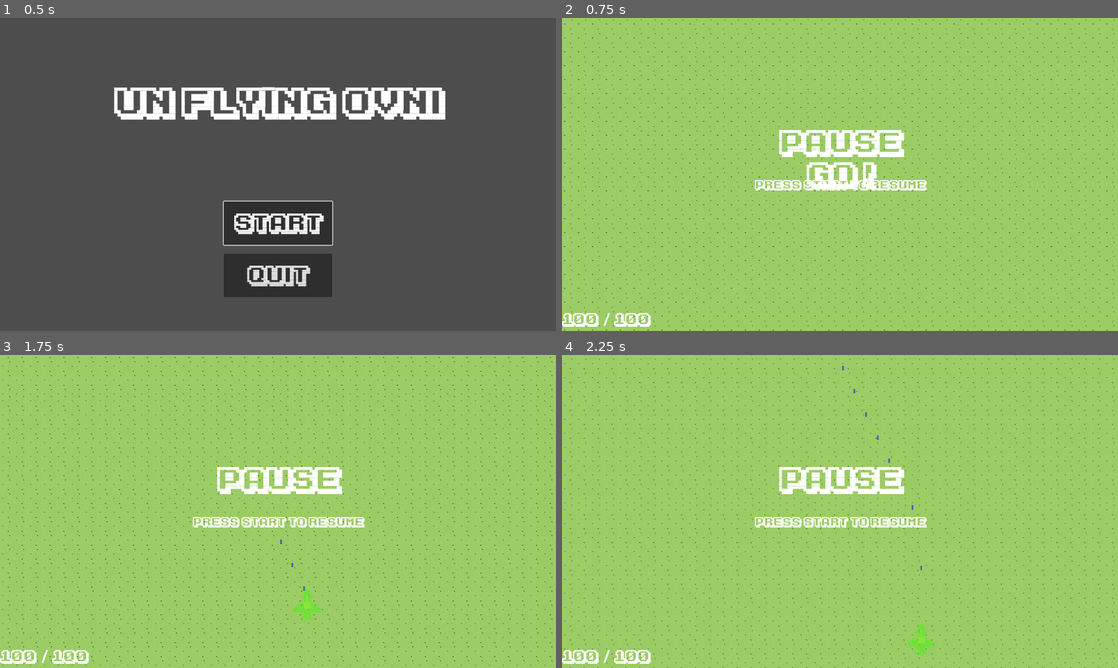
Above: before the commit, frames 1-4 (two rows, left to right).
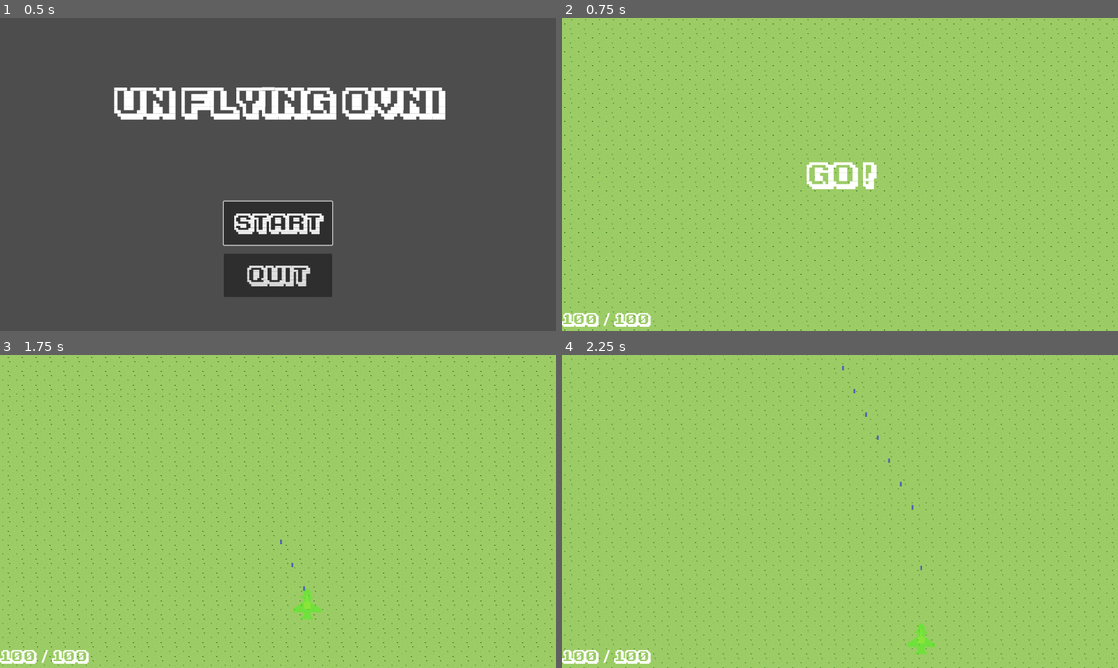
Above: after the commit, the same moments.

Repository: mmyumu/OVNI-godot
Game: Godot game, scene res://menu.tscn
Two runs of this game, one before a commit and one after it. Both use one fixed random seed, a clock stepped at 60 frames per second and the inputs below.
Inputs (mouse positions are in pixels of both pictures, inside the frame that each line leads up to):
- Up to frame 1 (0.5 s): no input
- Up to frame 2 (0.75 s): click "Start" at 0.5 s
- Up to frame 3 (1.75 s): tap Enter at 1.25 s; move the mouse to (400, 495) at 1.27 s; hold Right (move_right) from 1.28 s (still down); hold Space (shoot) from 1.28 s (still down); click (400, 495) at 1.42 s
- Up to frame 4 (2.25 s): tap Enter at 2 s; move the mouse to (728, 527) at 2.02 s; release Right (move_right) at 2.03 s; release Space (shoot) at 2.03 s; hold Down (move_down) from 2.03 s (still down); tap Space (shoot) at 2.1 s

Frame 1 is identical in both runs. In frame 2, 2.0% of the frame differs, in the area x 34-66%, y 35-56%; in frame 3, 2.1%; in frame 4, 2.1%.

Commit message:
Hide pause menu at first, rename projectiles

Diff:
--- a/main_stage.gd
+++ b/main_stage.gd
@@ -41,7 +41,6 @@
 	add_child(spawned_projectile)
 	spawned_projectile.add_to_group("Enemies")
 	spawned_projectile.get_node("ProjectileShape").color = Color(255, 0, 0, 0.5)
-	spawned_projectile.speed = 200
 	spawned_projectile.rotation = direction
 	spawned_projectile.position = location
 	spawned_projectile.velocity = spawned_projectile.velocity.rotated(direction)
--- a/pause_menu.tscn
+++ b/pause_menu.tscn
@@ -10,6 +10,7 @@
 [node name="PauseMessage" type="Node" parent="."]
 
 [node name="PauseLabel" type="Label" parent="PauseMessage"]
+visible = false
 anchors_preset = 8
 anchor_left = 0.5
 anchor_top = 0.5
@@ -26,6 +27,7 @@
 text = "Pause"
 
 [node name="ResumeLabel" type="Label" parent="PauseMessage"]
+visible = false
 anchors_preset = 8
 anchor_left = 0.5
 anchor_top = 0.5
--- a/unit/enemies/weapon.gd
+++ b/unit/enemies/weapon.gd
@@ -2,7 +2,7 @@
 
 signal shoot(projectile, direction, location)
 
-var projectile = preload("res://unit/projectile.tscn")
+@export var projectile = preload("res://unit/projectiles/bullet.tscn")
 
 # Called when the node enters the scene tree for the first time.
 func _ready():
--- a/unit/player/turret.gd
+++ b/unit/player/turret.gd
@@ -9,7 +9,7 @@
 var deadzone = 0.3
 var previous_rs_look
 
-var projectile = preload("res://unit/projectile1.tscn")
+var projectile = preload("res://unit/projectiles/bullet_player.tscn")
 
 
 signal shoot(projectile, direction, location)
--- a/unit/projectile1.tscn
+++ /dev/null
@@ -1,6 +0,0 @@
-[gd_scene load_steps=2 format=3 uid="uid://bjoccyfcff2jx"]
-
-[ext_resource type="PackedScene" uid="uid://eoyctovw0etd" path="res://unit/projectile.tscn" id="1_tqnnm"]
-
-[node name="Projectile" instance=ExtResource("1_tqnnm")]
-damage = 5
--- a/unit/projectile.tscn
+++ b/unit/projectiles/bullet.tscn
@@ -1,13 +1,14 @@
 [gd_scene load_steps=3 format=3 uid="uid://eoyctovw0etd"]
 
-[ext_resource type="Script" path="res://unit/projectile.gd" id="1_fyl2t"]
+[ext_resource type="Script" path="res://unit/projectiles/bullet.gd" id="1_aasoj"]
 
 [sub_resource type="RectangleShape2D" id="RectangleShape2D_l08y2"]
 size = Vector2(4, 10)
 
 [node name="Projectile" type="Area2D" groups=["Projectile"]]
 position = Vector2(567, 325)
-script = ExtResource("1_fyl2t")
+script = ExtResource("1_aasoj")
+speed = 200
 
 [node name="CollisionShape2D" type="CollisionShape2D" parent="."]
 shape = SubResource("RectangleShape2D_l08y2")
--- /dev/null
+++ b/unit/projectiles/bullet_player.tscn
@@ -0,0 +1,7 @@
+[gd_scene load_steps=2 format=3 uid="uid://bjoccyfcff2jx"]
+
+[ext_resource type="PackedScene" uid="uid://eoyctovw0etd" path="res://unit/projectiles/bullet.tscn" id="1_g8xv3"]
+
+[node name="Projectile" instance=ExtResource("1_g8xv3")]
+damage = 5
+speed = 800
Renamed: unit/projectile.gd -> unit/projectiles/bullet.gd
